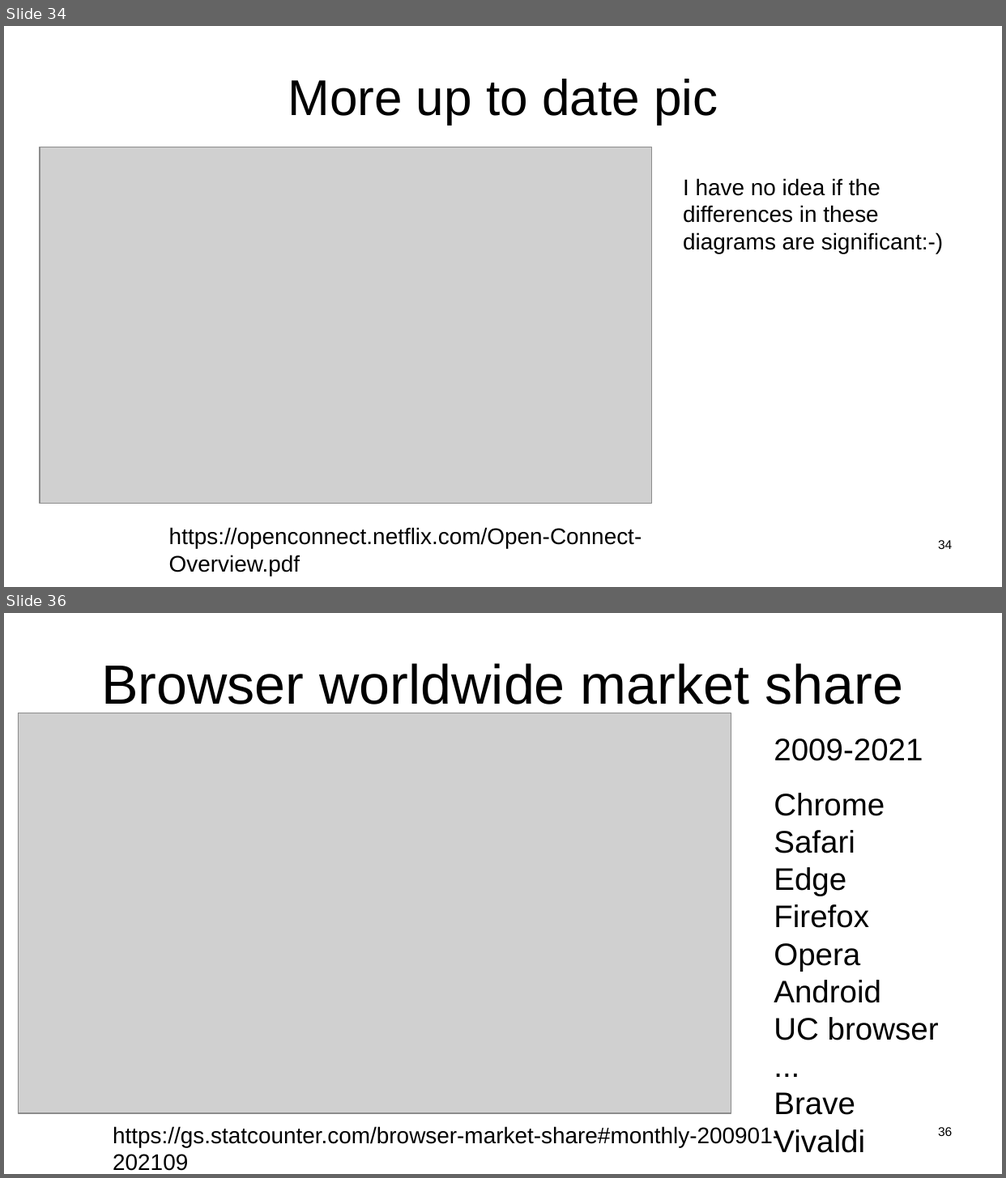
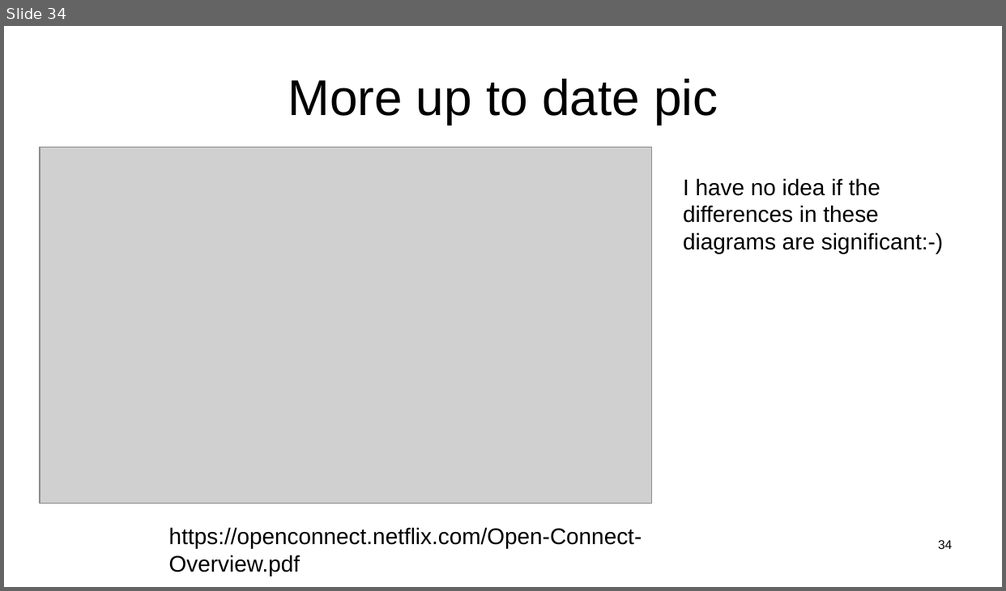
Before and after one commit to sftcd/witidtm, a slide deck: lectures/2021-2022/200-web.odp. Shown one above the other, each under a label of ours: slides 34 and 36 before the commit, slide 34 after it; the slides between them are not shown. The pictures are 1006x1178 and 1006x591 pixels, drawn with LibreOffice and Linux fonts; fonts in the diff are those of the drawing; grey boxes stand for pictures. Boxes give left, top, right and bottom in pixels: in the first picture for what was removed or moved away, otherwise in the second. Text is boxed around its words. In the diff, an @@ line names an element or a change of style, - is before the commit and + after.

```diff
--- a/lectures/2021-2022/200-web.odp
+++ b/lectures/2021-2022/200-web.odp
@@ slide 36 removed at (4,613,1002,1174), background #FFFFFF @@
@@ title removed at (101,663,903,714) @@
-Browser worldwide market share
@@ picture removed at (19,713,731,1114) @@
@@ text removed at (774,739,939,1153) @@
-2009-2021
-Chrome
-Safari
-Edge
-Firefox
-Opera
-Android
-UC browser
-...
-Brave
-Vivaldi
@@ text removed at (113,1127,780,1171) @@
-https://gs.statcounter.com/browser-market-share#monthly-200901-202109
@@ page number removed at (938,1127,952,1136) @@
-36
```
Also in this commit, not shown: 5 other slides removed, 7 other files.
